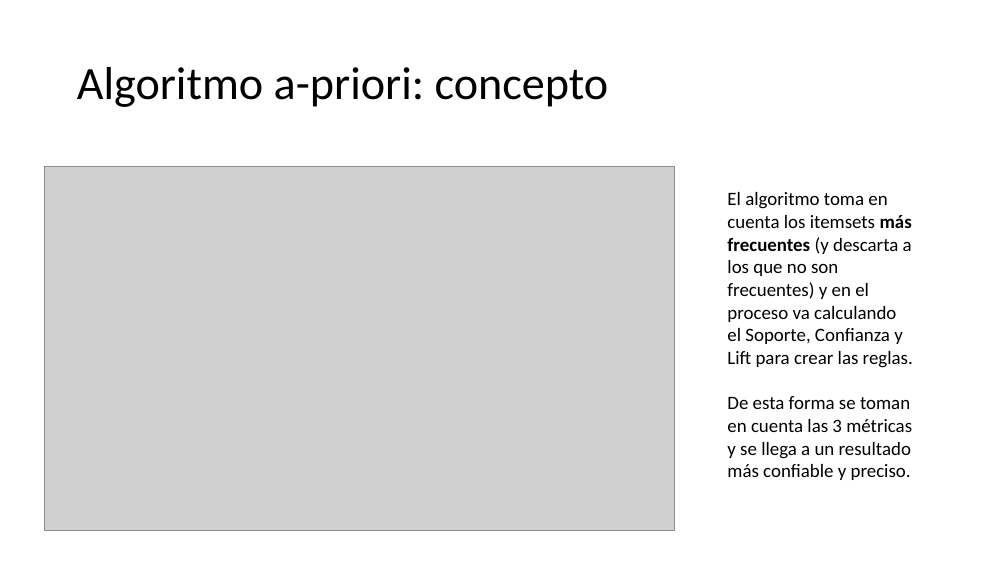
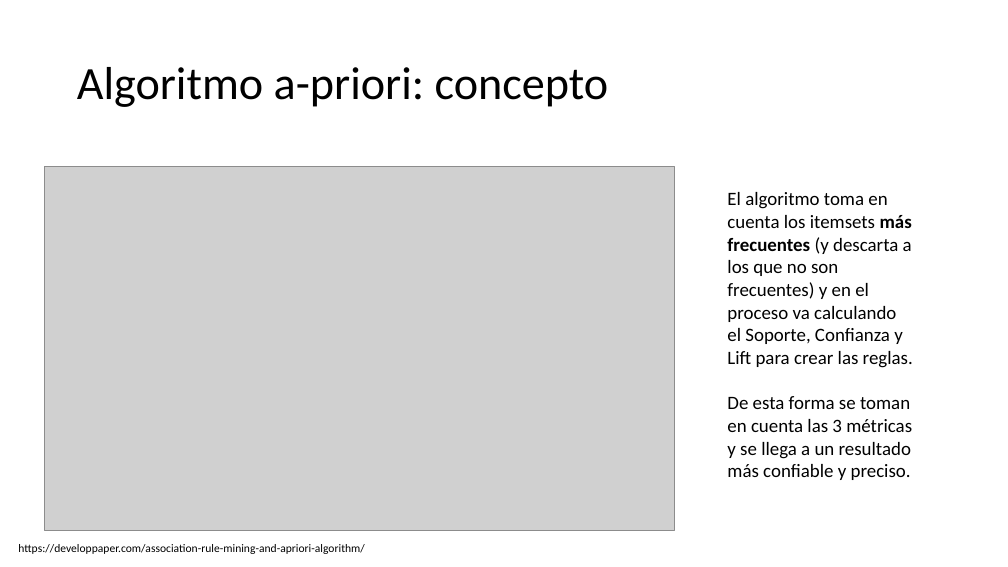
Before and after one commit to danielmonroym3009/bootcamp, a slide deck: slide 12 of Market Basket Analysis.pptx. Drawn at 1008x567 pixels with LibreOffice and Linux fonts; fonts in the diff are those of the drawing; grey boxes stand for pictures. Boxes give left, top, right and bottom in pixels: in the first picture for what was removed or moved away, otherwise in the second. Text is boxed around its words. In the diff, an @@ line names an element or a change of style, - is before the commit and + after.

```diff
--- a/Market Basket Analysis.pptx
+++ b/Market Basket Analysis.pptx
@@ text added at box(18, 544, 365, 554), 11 pt, text #000000 @@
+https://developpaper.com/association-rule-mining-and-apriori-algorithm/
```
